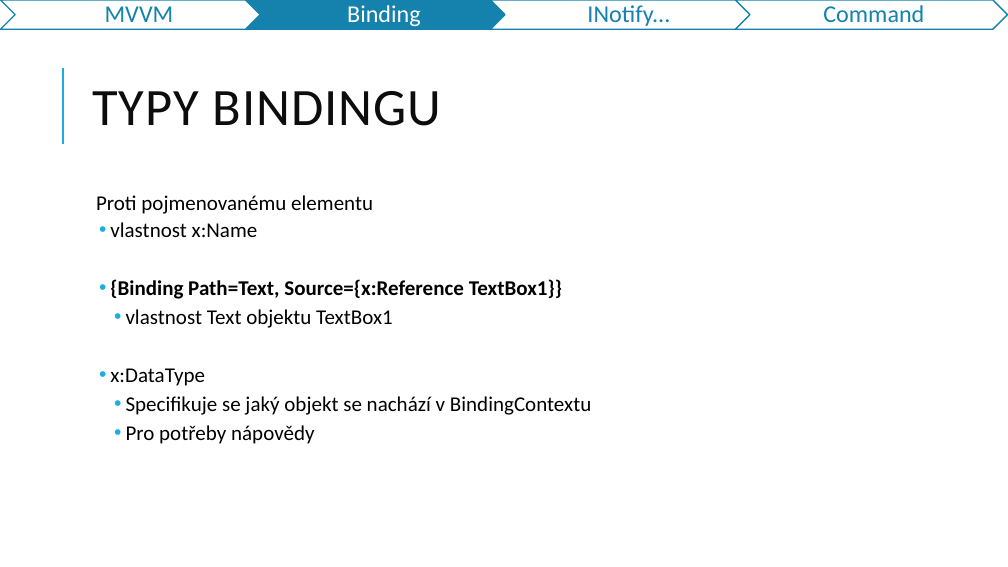
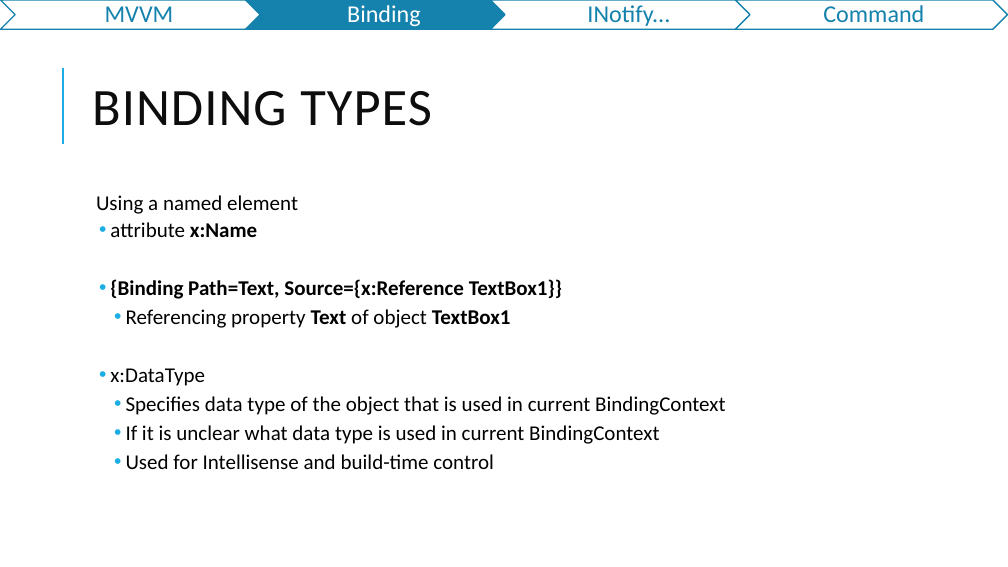
Before and after one commit to jasho/pv239-maui, a slide deck: slide 8 of 03_MVVM/PV239-Xamarin-03_MVVM.pptx. Drawn at 1008x567 pixels with LibreOffice and Linux fonts; fonts in the diff are those of the drawing. Boxes give left, top, right and bottom in pixels: in the first picture for what was removed or moved away, otherwise in the second. Text is boxed around its words. In the diff, an @@ line names an element or a change of style, - is before the commit and + after.

```diff
--- a/03_MVVM/PV239-Xamarin-03_MVVM.pptx
+++ b/03_MVVM/PV239-Xamarin-03_MVVM.pptx
@@ title at (92,91,432,126): text changed @@
-TYPY BINDINGU
+BINDING TYPES
@@ text at (96,195,298,237): text changed @@
-  Proti pojmenovanému elementu
-  • vlastnost x:Name
+  Using a named element
+  • attribute x:Name
@@ text at (126,309,511,328): text changed @@
-    • vlastnost Text objektu TextBox1
+    • Referencing property Text of object TextBox1
@@ text at (126,396,725,469): text changed @@
-    • Specifikuje se jaký objekt se nachází v BindingContextu
-    • Pro potřeby nápovědy
+    • Specifies data type of the object that is used in current BindingContext
+    • If it is unclear what data type is used in current BindingContext
+    • Used for Intellisense and build-time control
```
Also in this commit, not shown: 16 other slides changed, 6 slides added, 9 slides removed.
